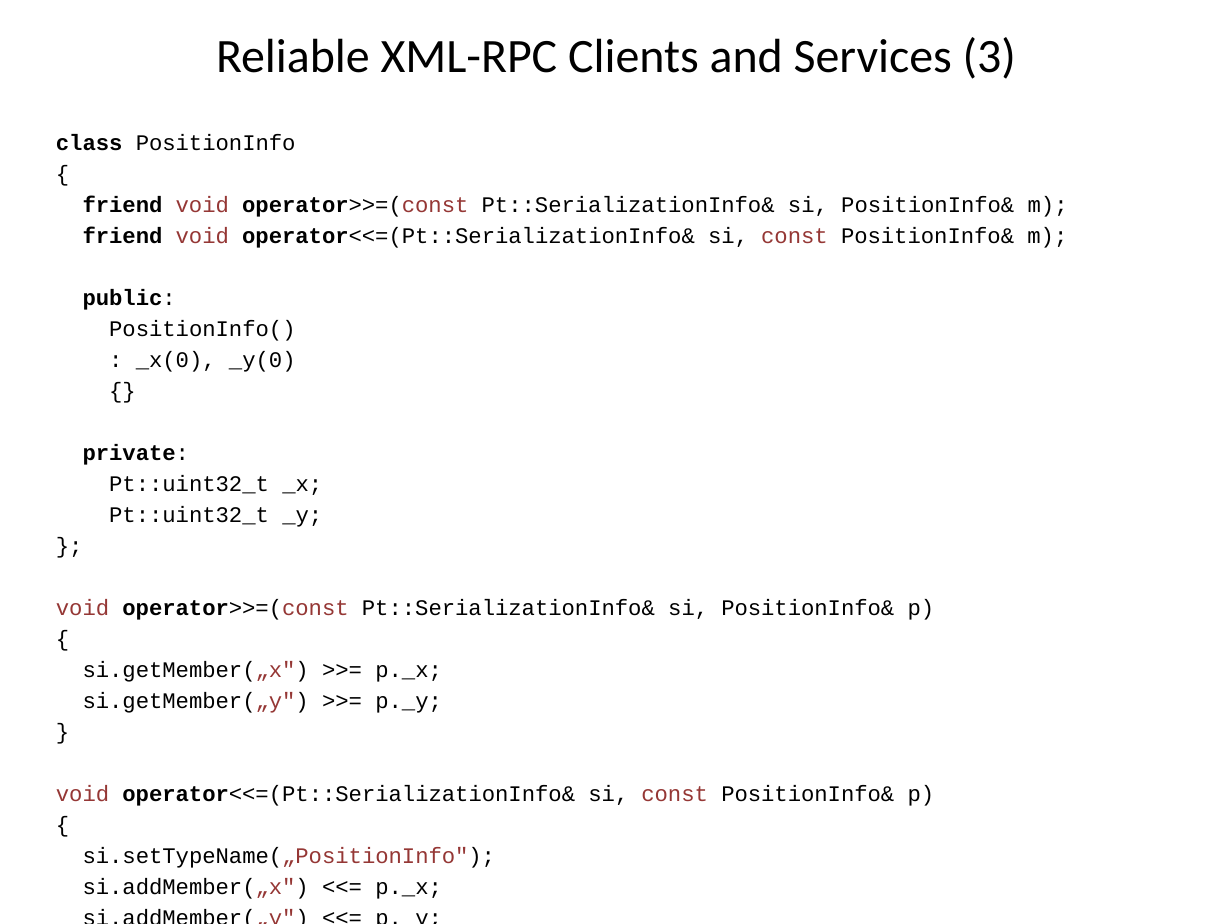
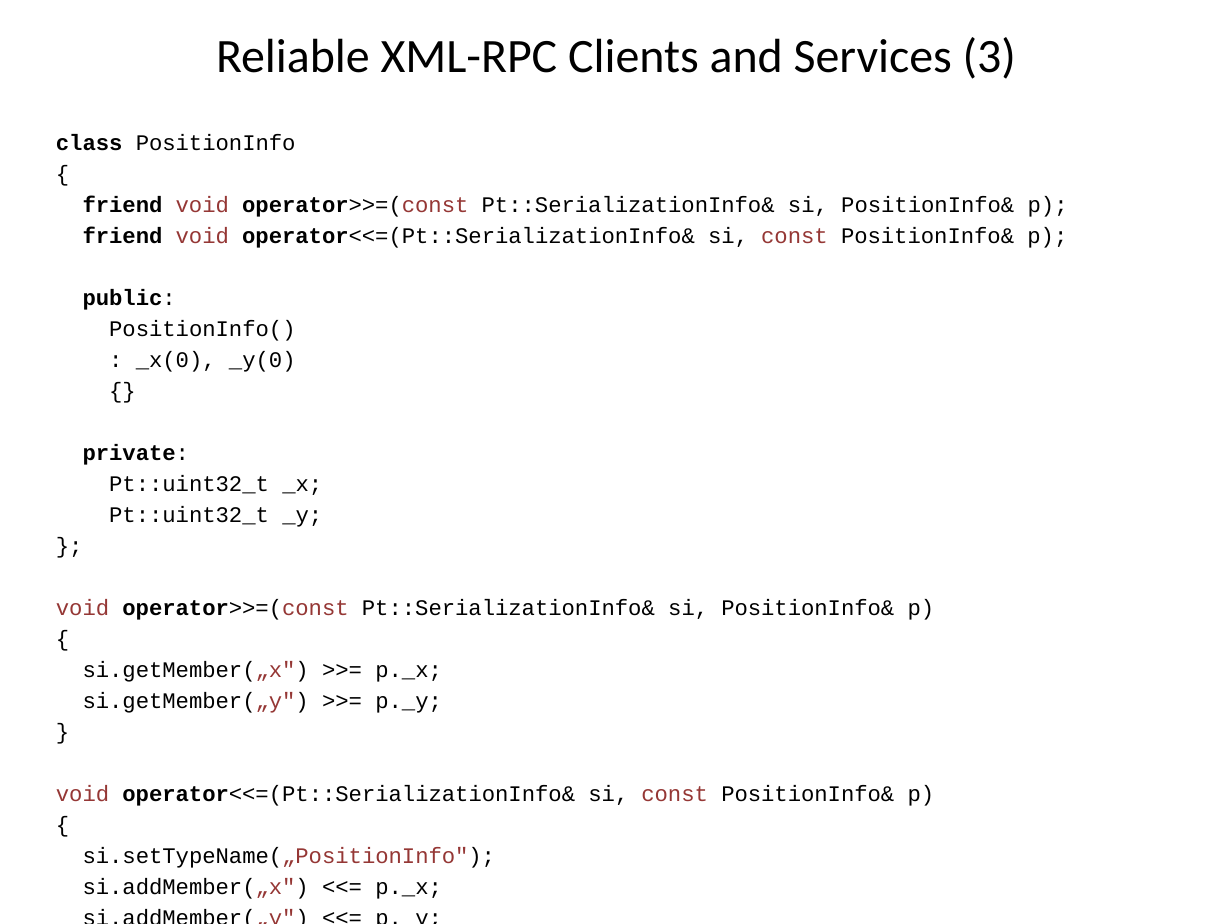
Before and after one commit to Pt-Framework/Pt, a slide deck: slide 25 of doc/other/asynchrony_for_the_masses.pptx. Drawn at 1232x924 pixels with LibreOffice and Linux fonts; fonts in the diff are those of the drawing. Boxes give left, top, right and bottom in pixels: in the first picture for what was removed or moved away, otherwise in the second. Text is boxed around its words. In the diff, an @@ line names an element or a change of style, - is before the commit and + after.

```diff
--- a/doc/other/asynchrony_for_the_masses.pptx
+++ b/doc/other/asynchrony_for_the_masses.pptx
@@ text at [83, 196, 1068, 248]: text changed @@
-friend void operator>>=(const Pt::SerializationInfo& si, PositionInfo& m);
-friend void operator<<=(Pt::SerializationInfo& si, const PositionInfo& m);
+friend void operator>>=(const Pt::SerializationInfo& si, PositionInfo& p);
+friend void operator<<=(Pt::SerializationInfo& si, const PositionInfo& p);
```
Also in this commit, not shown: 3 other slides changed, 1 other file.
